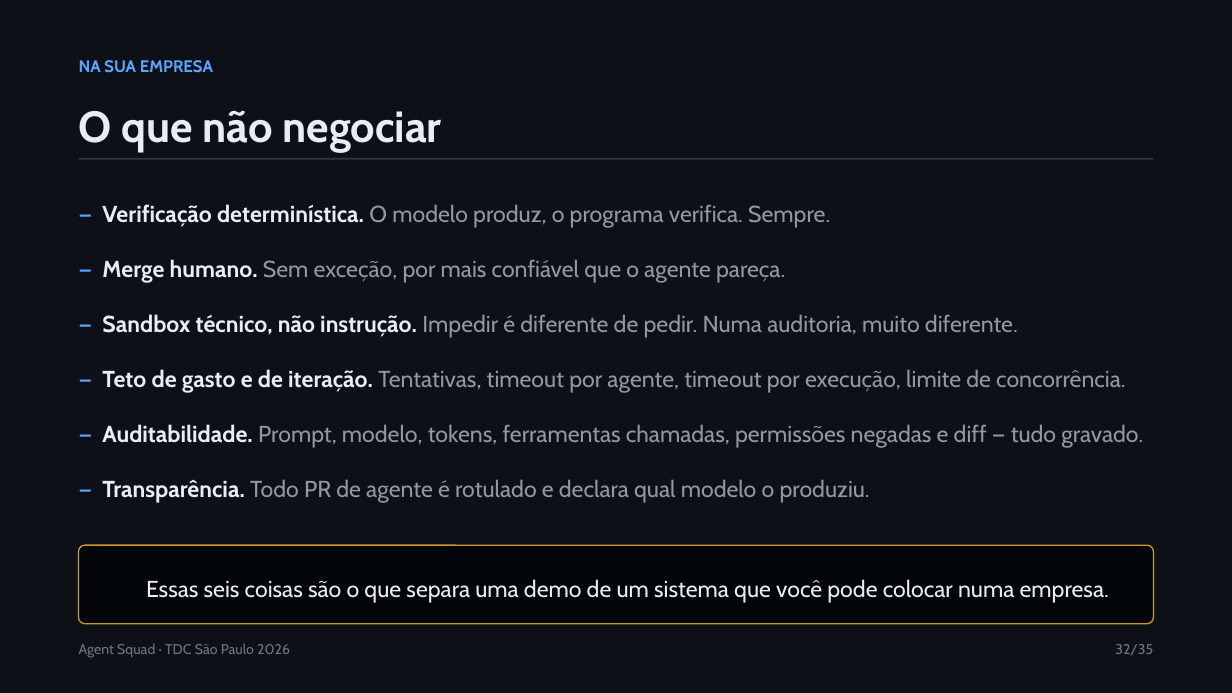
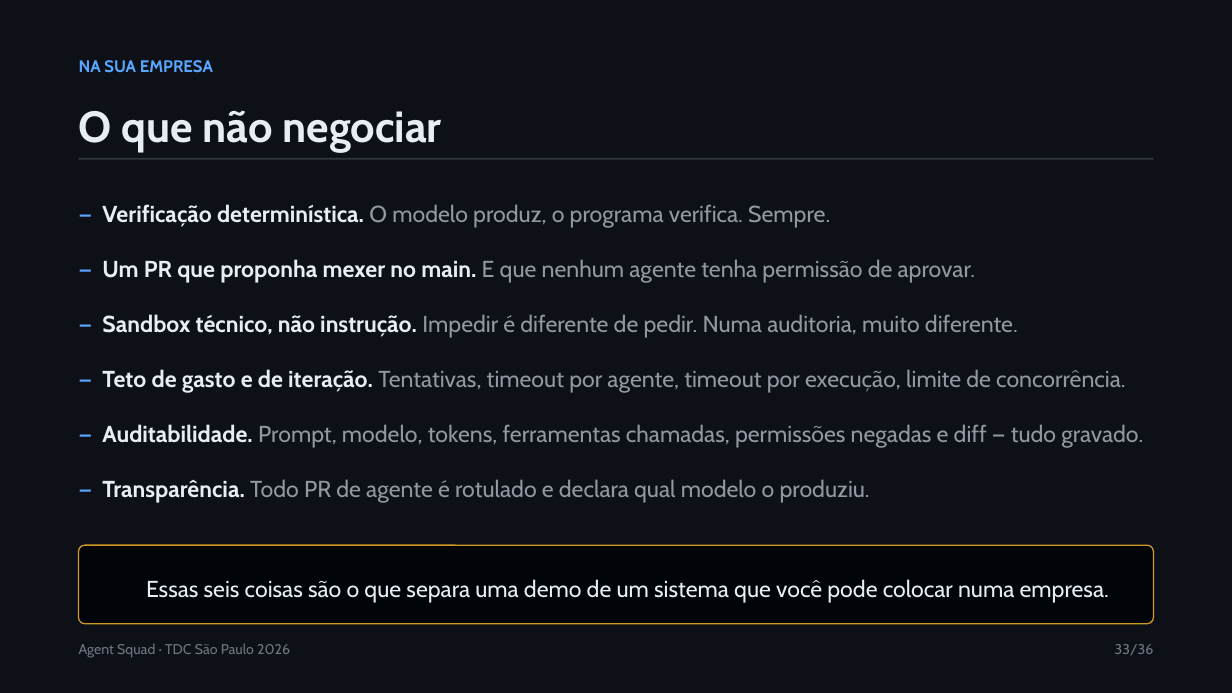
Before and after one commit to magoolation/tdc-sp-2026-agent-squad, a slide deck: slide 33 of docs/apresentacao/Agent-Squad-TDC-SP-2026.pptx (slide 32 before the commit). Drawn at 1232x693 pixels with LibreOffice and Linux fonts; fonts in the diff are those of the drawing. Boxes give left, top, right and bottom in pixels: in the first picture for what was removed or moved away, otherwise in the second. Text is boxed around its words. In the diff, an @@ line names an element or a change of style, - is before the commit and + after.

```diff
--- a/docs/apresentacao/Agent-Squad-TDC-SP-2026.pptx
+++ b/docs/apresentacao/Agent-Squad-TDC-SP-2026.pptx
@@ text at box(102, 259, 975, 283): text changed @@
-— Merge humano. Sem exceção, por mais confiável que o agente pareça.
+— Um PR que proponha mexer no main. E que nenhum agente tenha permissão de aprovar.
@@ text at box(1115, 644, 1154, 655): text changed @@
-32/35
+33/36
```
Also in this commit, not shown: 28 other slides changed, 1 slide added, 3 other files.
